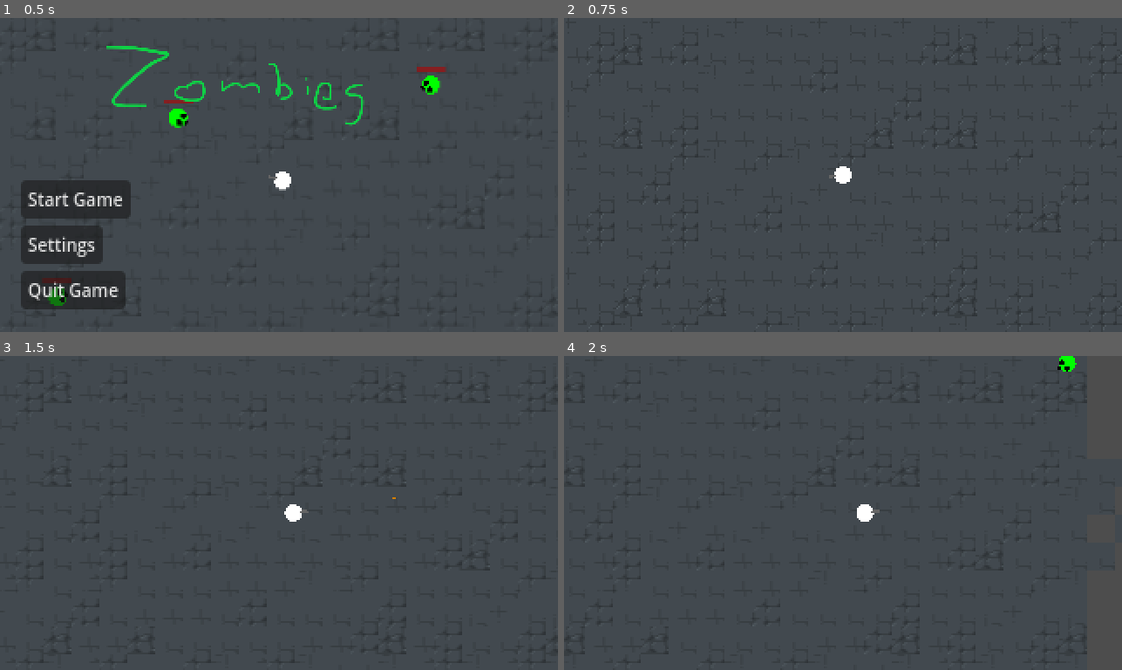
Above: before the commit, frames 1-4 (two rows, left to right).
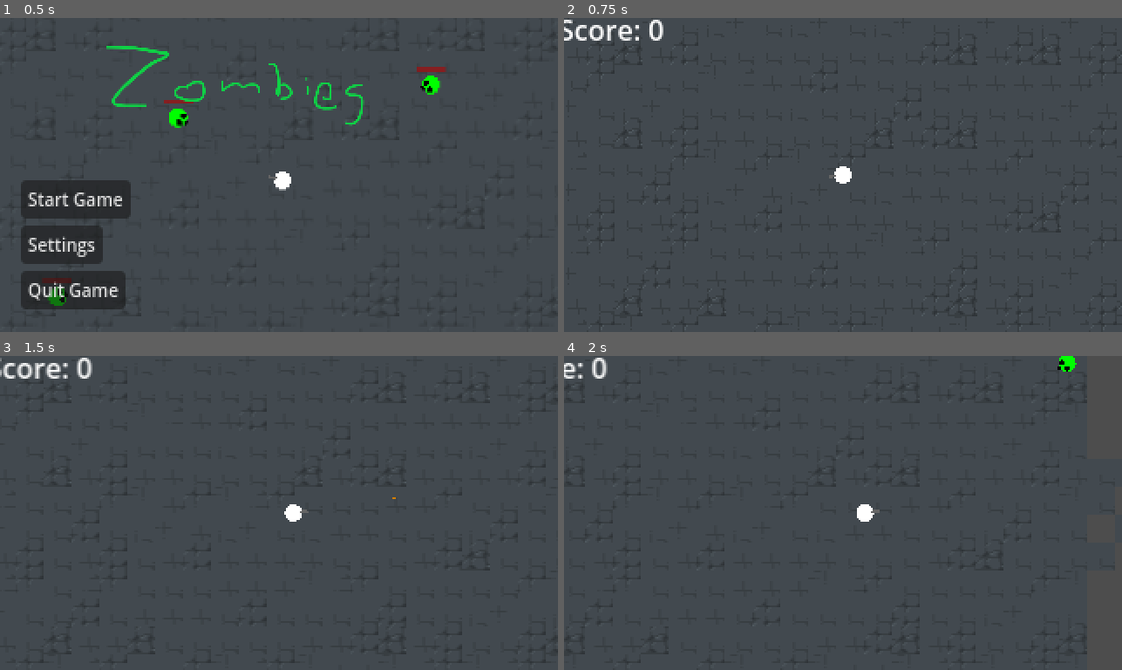
Above: after the commit, the same moments.

Repository: Spookyinator/TroglodyteCSGame
Game: Godot game, scene res://Screens/menu.tscn
Same seed, same stepped clock (60 frames per second), same inputs: the game is played once before the commit and once after it.
Inputs (mouse positions are in pixels of both pictures, inside the frame that each line leads up to):
- Up to frame 1 (0.5 s): no input
- Up to frame 2 (0.75 s): click "Start Game" at 0.5 s
- Up to frame 3 (1.5 s): tap Enter at 1.25 s; move the mouse to (401, 497) at 1.27 s; hold D (Right) from 1.28 s (still down); click (401, 497) at 1.35 s
- Up to frame 4 (2 s): keep holding D (Right)

Frame 1 is identical in both runs. In frame 2, 0.5% of the frame differs, in the area x 0-18%, y 0-8%; in frame 3, 0.5%, in the area x 0-17%, y 0-8%; in frame 4, 0.2%.

Commit message:
MEOW
MEOW

Diff:
--- a/CSPGame/World/level.gd
+++ b/CSPGame/World/level.gd
@@ -3,6 +3,11 @@
 var isPlayerDead = false
 var gameOver = preload("res://Screens/gameOver.tscn")
 var points = 0
+var scoreLabel: Label
+
+func _ready():
+	scoreLabel = $ScoreLabel
+	update_score_label()
 func _on_zombie_timer_timeout():
 	if (not isPlayerDead):
 		var spawnArray = ["/root/Level/Spawn1","/root/Level/Spawn2","/root/Level/Spawn3","/root/Level/Spawn4"]
@@ -14,7 +19,10 @@
 
 func _on_zombie_killed(pointsScored):
 	points += pointsScored
-	print(points)
+	update_score_label()
+
+func update_score_label():
+	scoreLabel.text = "Score: %d" % points
 func _on_player_player_dead():
 	var gameMusic = get_node("GameMusic")
 	if gameMusic.is_playing():
--- a/CSPGame/World/level.tscn
+++ b/CSPGame/World/level.tscn
@@ -221,4 +221,8 @@
 process_callback = 0
 position_smoothing_enabled = true
 
+[node name="ScoreLabel" type="Label" parent="."]
+offset_right = 40.0
+offset_bottom = 23.0
+
 [connection signal="timeout" from="ZombieTimer" to="." method="_on_zombie_timer_timeout"]
